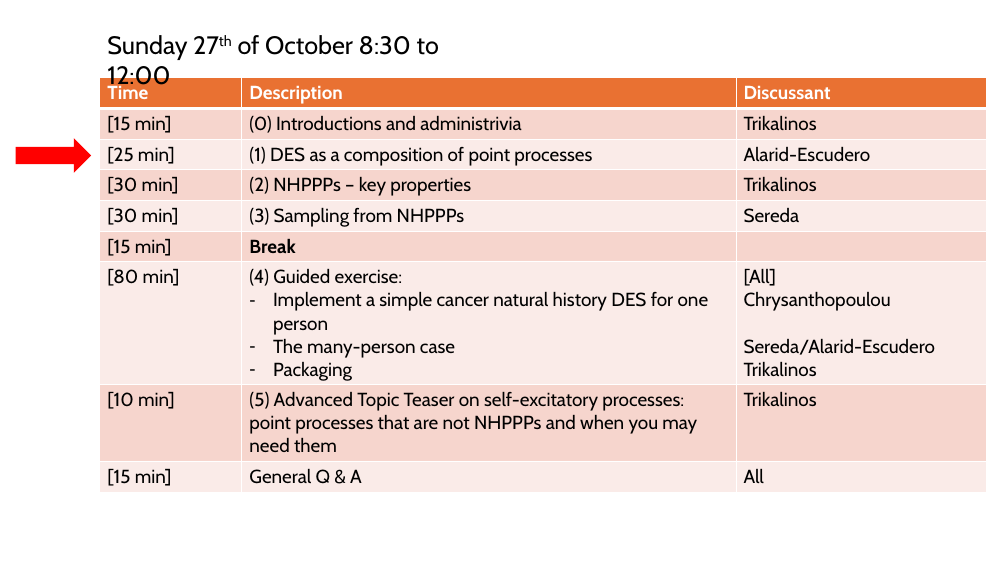
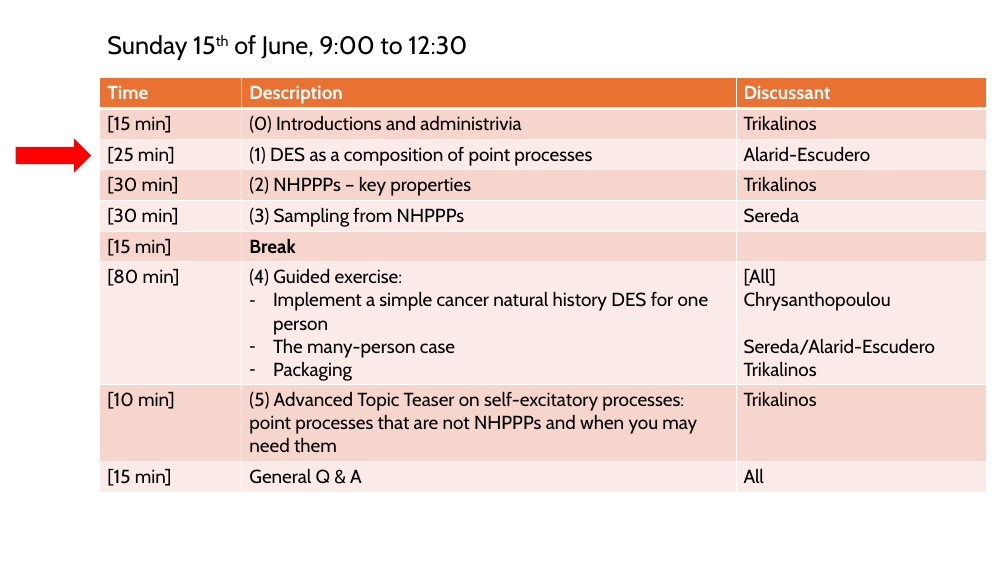
Before and after one commit to ttrikalin/des-R-course, a slide deck: slide 1 of 2025_SMDM/01_DES.pptx. Drawn at 1008x567 pixels with LibreOffice and Linux fonts; fonts in the diff are those of the drawing. Boxes give left, top, right and bottom in pixels: in the first picture for what was removed or moved away, otherwise in the second. Text is boxed around its words. In the diff, an @@ line names an element or a change of style, - is before the commit and + after.

```diff
--- a/2025_SMDM/01_DES.pptx
+++ b/2025_SMDM/01_DES.pptx
@@ text at (107, 35, 467, 60): text changed @@
-Sunday 27th of October 8:30 to 12:00
+Sunday 15th of June, 9:00 to 12:30
```
